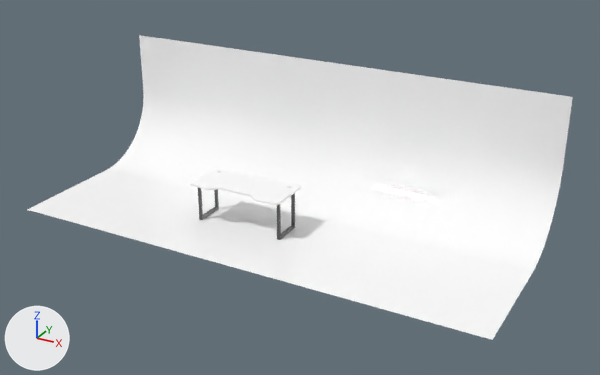
The glTF model school_table.glb: old version first, new version second.
Before and after are seen from a camera (50 mm lens) standing at (28.2, -43.6, 25.5) and looking at (3.6, 1.2, 3.0). The lights are fixed; the arrows at lower left show +X, +Y and +Z. Where no turn or scale is listed for an object, it has been applied to the vertices.

Names of what the first picture shows: 'Earth', 'Table'.
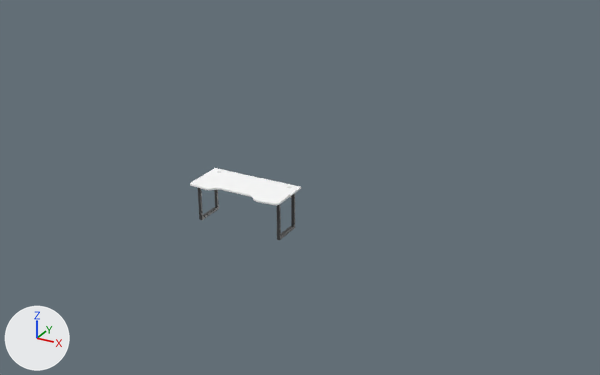
Boxes [x1, y1, x2, y2] around the edits, measured in the pictures (600 x 375 px):
```json
{"object": "Earth", "change": "deleted", "before": [27, 35, 573, 340]}
{"object": "Table", "change": "moved", "before": [190, 168, 301, 240], "after": [190, 168, 301, 240]}
```

Edits to the scene script, one JSON object a line:
```json
{"op": "set", "path": "ob_table.location", "old": "(0.0, 0.0, 0.02)", "new": "(0.0, 0.0, 0.0)"}
{"op": "remove", "block": "ob_earth", "code": ["ob_earth = bpy.data.objects.new('Earth', me_plane)", "ob_earth.location = (0.0, 1.33, 0.0)"]}
```
